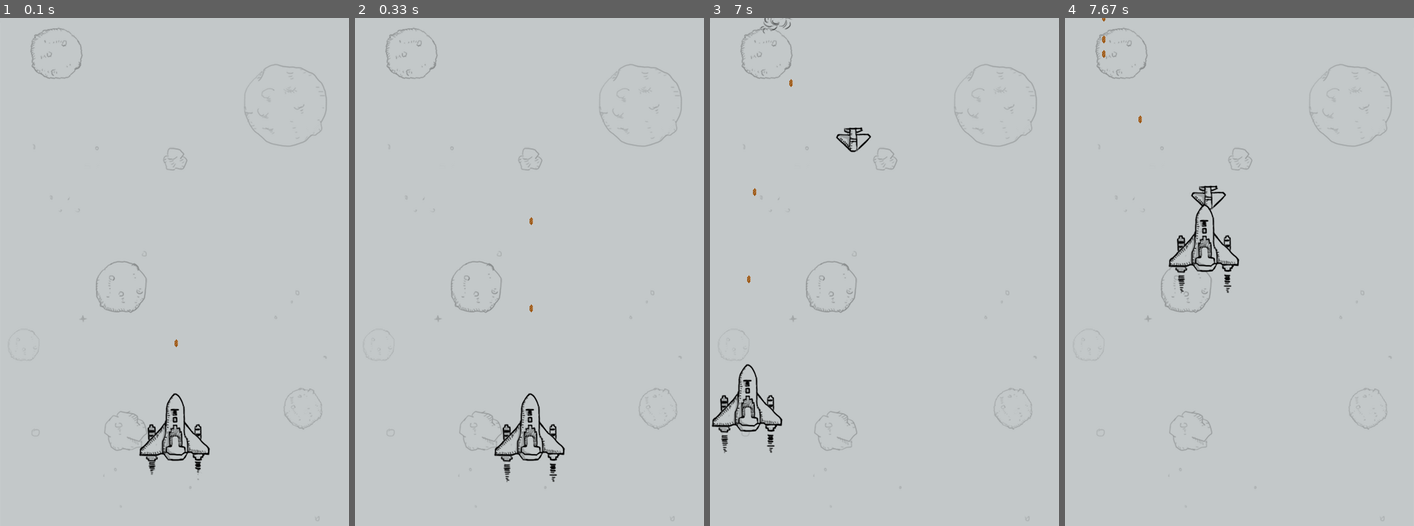
Above: before the commit, frames 1-4 (left to right).
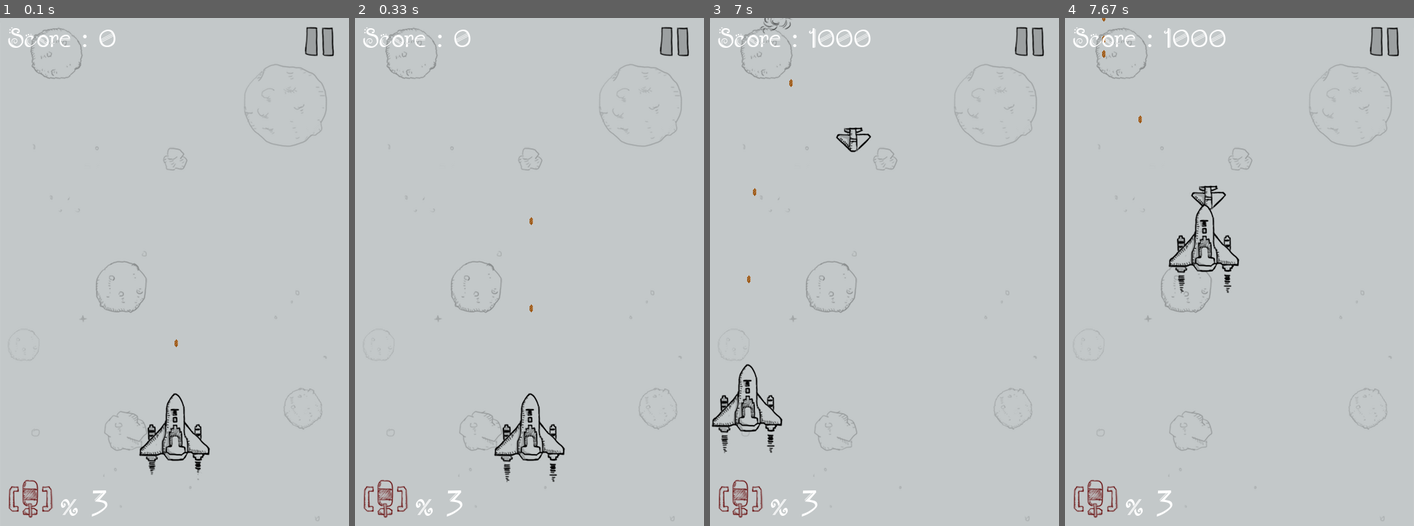
Above: after the commit, the same moments.

Repository: Joey-Hu/pythonbasic
Game: pygame game, started from 100day/train_project/pygame/main.py
The game is run twice, just before and just after one commit, with the same random seed, the same clock (stepped at 60 frames per second) and the same inputs.
Inputs (mouse positions are in pixels of both pictures, inside the frame that each line leads up to):
- Up to frame 1 (0.1 s): no input
- Up to frame 2 (0.33 s): no input
- Up to frame 3 (7 s): hold W 0.33-0.87 s; hold Left 0.33-0.87 s; move the mouse to (877, 332) at 0.37 s; hold S 1.47-1.93 s; hold W 2.4-2.77 s; hold Right 2.8-3.43 s; hold S 3.47-3.83 s; hold Left 3.87-4.33 s; hold D 4.37-4.83 s; hold Up 4.87-5.17 s; hold D 5.2-5.67 s; hold Left 5.7-6.23 s; hold S 6.27-6.57 s; hold Left from 6.6 s (still down)
- Up to frame 4 (7.67 s): release Left at 7 s; hold W 7.03-7.4 s; hold Right from 7.43 s (still down)

The runs differ from the first frame. In frame 1, 1.2% of the frame differs, in the area x 2-96%, y 1-99%; in frame 2, 1.2%; in frame 3, 1.3%; in frame 4, 1.3%.

Commit message:
界面设计&难度等级&全屏炸弹

Diff:
--- a/100day/train_project/pygame/main.py
+++ b/100day/train_project/pygame/main.py
@@ -21,6 +21,7 @@
 background = pygame.image.load("images/background.png").convert()
 
 BLACK = (0, 0, 0)
+WHITE = (255, 255, 255)
 GREEN = (0, 255, 0)
 RED = (255, 0, 0)
 
@@ -73,6 +74,11 @@
         group2.add(e1)
 
 
+def inc_speed(target, inc):
+    for each in target:
+        each.speed += inc
+
+
 def main():
     #  If the loops is -1 then the music will repeat indefinitely.
     pygame.mixer.music.play(-1)
@@ -105,6 +111,29 @@
     # an object to track time
     clock = pygame.time.Clock()
 
+    # 得分
+    score = 0
+    score_font = pygame.font.Font("./font/font.ttf",36)
+
+    # 难度等级
+    level = 1
+
+    # 定义全屏炸弹
+    bomb_image = pygame.image.load("./images/bomb.png").convert_alpha()
+    bomb_rect = bomb_image.get_rect()
+    bomb_font = pygame.font.Font("./font/font.ttf", 48)
+    bomb_num = 3
+
+    # 暂停设置
+    paused = False
+    pause_nor_image = pygame.image.load("./images/pause_nor.png").convert_alpha()
+    pause_pressed_image = pygame.image.load("./images/pause_pressed.png").convert_alpha()
+    resume_nor_image = pygame.image.load("./images/resume_nor.png").convert_alpha()
+    resume_pressed_image = pygame.image.load("./images/resume_pressed.png").convert_alpha()
+    pause_rect = pause_nor_image.get_rect()
+    pause_rect.left, pause_rect.top = width - pause_rect.width - 10, 10
+    pause_image = pause_nor_image
+
     # 飞机爆炸索引
     e1_destroy_index = 0
     e2_destroy_index = 0
@@ -121,174 +150,266 @@
     while running:
         # get events from the queue
         for event in pygame.event.get():
+            # 游戏退出事件
             if event.type == QUIT:
                 pygame.quit()
                 sys.exit()
 
-        # 检测用户的键盘操作
-        key_press = pygame.key.get_pressed()
-        if key_press[K_w] or key_press[K_UP]:
-            me.moveUp()
-        if key_press[K_s] or key_press[K_DOWN]:
-            me.moveDown()
-        if key_press[K_a] or key_press[K_LEFT]:
-            me.moveLeft()
-        if key_press[K_d] or key_press[K_RIGHT]:
-            me.moveRight()
-
-        screen.blit(background, (0,0))
-
-        # 每十帧发射一颗子弹
-        if not(delay % 10):
-            bullet1[bullet1_index].reset(me.rect.midtop)
-            bullet1_index = (bullet1_index + 1) % BULLET_NUM
-
-        # 检测子弹是否击中敌机
-        for b in bullet1:
-            if b.active:
-                b.move()
-                screen.blit(b.image, b.rect)
-                # enemy_hit中存放由pygame.sprite.spritecollide返回的敌机对象
-                enemy_hit = pygame.sprite.spritecollide(b,enemies, False, pygame.sprite.collide_mask)
-                if enemy_hit:
-                    b.active = False
-                    for e in enemy_hit:
-                        if e in big_enemies or e in mid_enemies:
-                            e.hit = True
-                            e.energy -= 1
-                            if e.energy == 0:
+            # 鼠标点击事件
+            elif event.type == MOUSEBUTTONDOWN:
+                if event.button == 1 and pause_rect.collidepoint(event.pos):
+                    paused = not paused
+
+            # 鼠标移动事件（悬停）
+            elif event.type == MOUSEMOTION:
+                if pause_rect.collidepoint(event.pos):
+                    if paused:
+                        pause_image = resume_pressed_image
+                    else:
+                        pause_image = pause_pressed_image
+                else:
+                    if paused:
+                        pause_image = resume_nor_image
+                    else:
+                        pause_image = pause_nor_image
+
+            # 空格点击事件
+            elif event.type == KEYDOWN:
+                if event.key == K_SPACE:
+                    if bomb_num:
+                        bomb_num -= 1
+                        bomb_sound.play()
+                        for each in enemies:
+                            if each.rect.bottom > 0:
+                                each.active = False
+
+
+
+        # 根据用户的得分增加难度
+        if level == 1 and score > 50000:
+            level = 2
+            upgrade_sound.play()
+            # 增加3架小型敌机、2架中型敌机和1架大型敌机
+            add_small_enemies(small_enemies, enemies, 3)
+            add_mid_enemies(mid_enemies, enemies, 2)
+            add_big_enemies(big_enemies, enemies, 1)
+            #提升小型敌机速度
+            inc_speed(small_enemies, 1)
+        elif level == 2 and score > 300000:
+            level = 3
+            upgrade_sound.play()
+            # 增加5架小型敌机、3架中型敌机和2架大型敌机
+            add_small_enemies(small_enemies, enemies, 5)
+            add_mid_enemies(mid_enemies, enemies, 3)
+            add_big_enemies(big_enemies, enemies, 2)
+            #提升小型敌机速度
+            inc_speed(small_enemies, 1)
+            # 提升中型敌机速度
+            inc_speed(mid_enemies, 1)
+        elif level == 3 and score > 600000:
+            level = 4
+            upgrade_sound.play()
+            # 增加5架小型敌机、3架中型敌机和2架大型敌机
+            add_small_enemies(small_enemies, enemies, 5)
+            add_mid_enemies(mid_enemies, enemies, 3)
+            add_big_enemies(big_enemies, enemies, 2)
+            #提升小型敌机速度
+            inc_speed(small_enemies, 1)
+            # 提升中型敌机速度
+            inc_speed(mid_enemies, 1)
+        elif level == 4 and score > 1000000:
+            level = 5
+            upgrade_sound.play()
+            # 增加5架小型敌机、3架中型敌机和2架大型敌机
+            add_small_enemies(small_enemies, enemies, 5)
+            add_mid_enemies(mid_enemies, enemies, 3)
+            add_big_enemies(big_enemies, enemies, 2)
+            # 提升小型敌机速度
+            inc_speed(small_enemies, 1)
+            # 提升中型敌机速度
+            inc_speed(mid_enemies, 1)
+
+        screen.blit(background, (0, 0))
+
+        if not paused:
+            # 检测用户的键盘操作
+            key_press = pygame.key.get_pressed()
+            if key_press[K_w] or key_press[K_UP]:
+                me.moveUp()
+            if key_press[K_s] or key_press[K_DOWN]:
+                me.moveDown()
+            if key_press[K_a] or key_press[K_LEFT]:
+                me.moveLeft()
+            if key_press[K_d] or key_press[K_RIGHT]:
+                me.moveRight()
+
+            # 每十帧发射一颗子弹
+            if not(delay % 10):
+                bullet1[bullet1_index].reset(me.rect.midtop)
+                bullet1_index = (bullet1_index + 1) % BULLET_NUM
+
+            # 检测子弹是否击中敌机
+            for b in bullet1:
+                if b.active:
+                    b.move()
+                    screen.blit(b.image, b.rect)
+                    # enemy_hit中存放由pygame.sprite.spritecollide返回的敌机对象
+                    enemy_hit = pygame.sprite.spritecollide(b,enemies, False, pygame.sprite.collide_mask)
+                    if enemy_hit:
+                        b.active = False
+                        for e in enemy_hit:
+                            if e in big_enemies or e in mid_enemies:
+                                e.hit = True
+                                e.energy -= 1
+                                if e.energy == 0:
+                                    e.active = False
+                            else:
                                 e.active = False
+
+            # 绘制大型敌机(是大型敌机在最里面，小飞机在最外面)
+            for each in big_enemies:
+                if each.active:
+                    each.move()
+
+                    if each.hit:
+                        screen.blit(each.hit_image, each.rect)
+                        each.hit = False
+                    else:
+                        if switch_image:
+                            screen.blit(each.image1, each.rect)
                         else:
-                            e.active = False
-
-        # 绘制大型敌机(是大型敌机在最里面，小飞机在最外面)
-        for each in big_enemies:
-            if each.active:
-                each.move()
-
-                if each.hit:
-                    screen.blit(each.hit_image, each.rect)
-                    each.hit = False
+                            screen.blit(each.image2, each.rect)
+
+                    # 绘制血槽
+                    # 绘制底槽
+                    pygame.draw.line(screen, BLACK, \
+                                     (each.rect.left, each.rect.top -5), \
+                                     (each.rect.right, each.rect.top - 5), \
+                                     2)
+
+                    # 当生命值大于20%时显示绿色，否则显示红色
+                    energy_remain = each.energy / enemy.BigEnemy.energy
+                    if energy_remain > 0.2:
+                        energy_color = GREEN
+                    else:
+                        energy_color = RED
+
+                    # 绘制血量
+                    pygame.draw.line(screen, energy_color, \
+                                     (each.rect.left, each.rect.top - 5), \
+                                     (each.rect.left + energy_remain * each.rect.width, each.rect.top - 5), \
+                                     2)
+
+                # 即将出现在画面中，播放音效
+                    if each.rect.bottom == -50:
+                        enemy3_fly_sound.play(-1)
                 else:
-                    if switch_image:
-                        screen.blit(each.image1, each.rect)
-                    else:
-                        screen.blit(each.image2, each.rect)
-
-                # 绘制血槽
-                # 绘制底槽
-                pygame.draw.line(screen, BLACK, \
-                                 (each.rect.left, each.rect.top -5), \
-                                 (each.rect.right, each.rect.top - 5), \
-                                 2)
-
-                # 当生命值大于20%时显示绿色，否则显示红色
-                energy_remain = each.energy / enemy.BigEnemy.energy
-                if energy_remain > 0.2:
-                    energy_color = GREEN
+                    # 毁灭
+                    if not (delay % 3):
+                        if e3_destroy_index == 0:
+                            enemy3_down_sound.play()
+                        screen.blit(each.destroy_image[e3_destroy_index], each.rect)
+                        e3_destroy_index = (e3_destroy_index+1) % 6
+                        if e3_destroy_index == 0:
+                            enemy3_fly_sound.stop()
+                            score += 10000
+                            each.reset()
+
+            # 绘制中型敌机
+            for each in mid_enemies:
+                if each.active:
+                    each.move()
+
+                    if each.hit:
+                        screen.blit(each.hit_image, each.rect)
+                        each.hit = False
+                    else:
+                        screen.blit(each.image, each.rect)
+
+                    # 绘制血槽
+                    # 绘制底槽
+                    pygame.draw.line(screen, BLACK, \
+                                     (each.rect.left, each.rect.top - 5), \
+                                     (each.rect.right, each.rect.top - 5), \
+                                     2)
+
+                    # 当生命值大于20%时显示绿色，否则显示红色
+                    energy_remain = each.energy / enemy.MidEnemy.energy
+                    if energy_remain > 0.2:
+                        energy_color = GREEN
+                    else:
+                        energy_color = RED
+
+                    # 绘制血量
+                    pygame.draw.line(screen, energy_color, \
+                                     (each.rect.left, each.rect.top - 5), \
+                                     (each.rect.left + energy_remain * each.rect.width, each.rect.top - 5), \
+                                     2)
                 else:
-                    energy_color = RED
-
-                # 绘制血量
-                pygame.draw.line(screen, energy_color, \
-                                 (each.rect.left, each.rect.top - 5), \
-                                 (each.rect.left + energy_remain * each.rect.width, each.rect.top - 5), \
-                                 2)
-
-            # 即将出现在画面中，播放音效
-                if each.rect.bottom == -50:
-                    enemy3_fly_sound.play(-1)
-            else:
-                # 毁灭
-                if not (delay % 3):
-                    if e3_destroy_index == 0:
-                        enemy3_down_sound.play()
-                    screen.blit(each.destroy_image[e3_destroy_index], each.rect)
-                    e3_destroy_index = (e3_destroy_index+1) % 6
-                    if e3_destroy_index == 0:
-                        enemy3_fly_sound.stop()
-                        each.reset()
-
-
-        # 绘制中型敌机
-        for each in mid_enemies:
-            if each.active:
-                each.move()
-
-                if each.hit:
-                    screen.blit(each.hit_image, each.rect)
-                    each.hit = False
+                    # 毁灭
+                    if not(delay % 3):
+                        if e2_destroy_index == 0:
+                            enemy2_down_sound.play()
+                        screen.blit(each.destroy_image[e2_destroy_index], each.rect)
+                        e2_destroy_index = (e2_destroy_index+1) % 4
+                        if e2_destroy_index == 0:
+                            score += 6000
+                            each.reset()
+
+            # 绘制小型敌机
+            for each in small_enemies:
+                if each.active:
+                    each.move()
+                    screen.blit(each.image, each.rect)
                 else:
-                    screen.blit(each.image, each.rect)
-
-                # 绘制血槽
-                # 绘制底槽
-                pygame.draw.line(screen, BLACK, \
-                                 (each.rect.left, each.rect.top - 5), \
-                                 (each.rect.right, each.rect.top - 5), \
-                                 2)
-
-                # 当生命值大于20%时显示绿色，否则显示红色
-                energy_remain = each.energy / enemy.MidEnemy.energy
-                if energy_remain > 0.2:
-                    energy_color = GREEN
+                    # 毁灭
+                    if not (delay % 3):
+                        if e1_destroy_index == 0:
+                            enemy1_down_sound.play()
+                        screen.blit(each.destroy_image[e1_destroy_index], each.rect)
+                        e1_destroy_index = (e1_destroy_index + 1) % 4
+                        if e1_destroy_index == 0:
+                            score += 1000
+                            each.reset()
+
+            # 检测我方飞机是否碰撞
+            enemy_down = pygame.sprite.spritecollide(me, enemies, False, pygame.sprite.collide_mask)
+            if enemy_down:
+                # me.active = False
+                for e in enemy_down:
+                    e.active = False
+
+            # 绘制我方飞机
+            if me.active:
+                if switch_image:
+                    screen.blit(me.image1, me.rect)
                 else:
-                    energy_color = RED
-
-                # 绘制血量
-                pygame.draw.line(screen, energy_color, \
-                                 (each.rect.left, each.rect.top - 5), \
-                                 (each.rect.left + energy_remain * each.rect.width, each.rect.top - 5), \
-                                 2)
+                    screen.blit(me.image2, me.rect)
             else:
                 # 毁灭
                 if not(delay % 3):
-                    if e2_destroy_index == 0:
-                        enemy2_down_sound.play()
-                    screen.blit(each.destroy_image[e2_destroy_index], each.rect)
-                    e2_destroy_index = (e2_destroy_index+1) % 4
-                    if e2_destroy_index == 0:
-                        each.reset()
-
-        # 绘制小型敌机
-        for each in small_enemies:
-            if each.active:
-                each.move()
-                screen.blit(each.image, each.rect)
-            else:
-                # 毁灭
-                if not (delay % 3):
-                    if e1_destroy_index == 0:
-                        enemy1_down_sound.play()
-                    screen.blit(each.destroy_image[e1_destroy_index], each.rect)
-                    e1_destroy_index = (e1_destroy_index + 1) % 4
-                    if e1_destroy_index == 0:
-                        each.reset()
-
-        # 检测我方飞机是否碰撞
-        enemy_down = pygame.sprite.spritecollide(me, enemies, False, pygame.sprite.collide_mask)
-        if enemy_down:
-            # me.active = False
-            for e in enemy_down:
-                e.active = False
-
-        # 绘制我方飞机
-        if me.active:
-            if switch_image:
-                screen.blit(me.image1, me.rect)
-            else:
-                screen.blit(me.image2, me.rect)
-        else:
-            # 毁灭
-            if not(delay % 3):
-                if me_destroy_index == 0:
-                    me_down_sound.play()
-                screen.blit(me.destroy_image[me_destroy_index], me.rect)
-                me_destroy_index = (me_destroy_index+1) % 4
-                if me_destroy_index == 0:
-                    # 游戏结束
-                    print("GAME OVER!")
-                    running = False
+                    if me_destroy_index == 0:
+                        me_down_sound.play()
+                    screen.blit(me.destroy_image[me_destroy_index], me.rect)
+                    me_destroy_index = (me_destroy_index+1) % 4
+                    if me_destroy_index == 0:
+                        # 游戏结束
+                        print("GAME OVER!")
+                        running = False
+
+            # 绘制全屏炸弹数量
+            bomb_text = bomb_font.render("x %d" % bomb_num, True, WHITE)
+            text_rect = bomb_text.get_rect()
+            screen.blit(bomb_image, (10, height - 10 - bomb_rect.height))
+            screen.blit(bomb_text, (20 + bomb_rect.width, height - 5 - bomb_rect.height))
+
+
+        # 绘制分数
+        score_text = score_font.render("Score : %s" %str(score), True, WHITE)
+        screen.blit(score_text, (10,5))
+
+        # 绘制暂停按钮
+        screen.blit(pause_image,pause_rect)
 
         # 在循环内不断切换,5帧切换一次
         if not(delay % 5):
